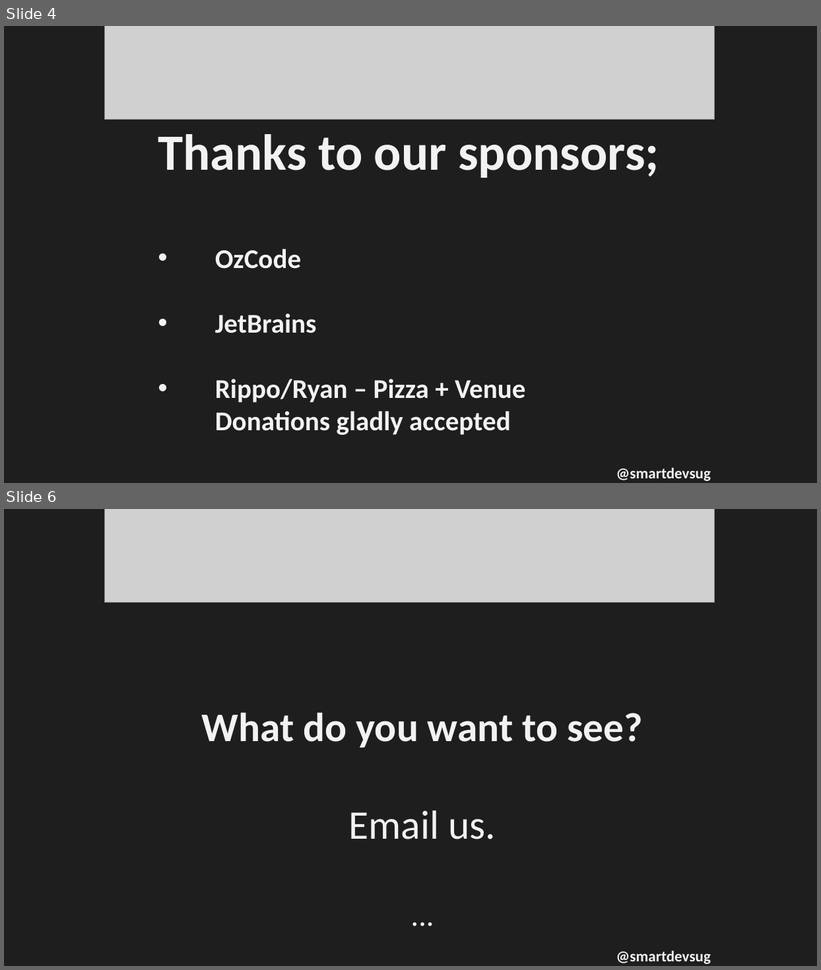
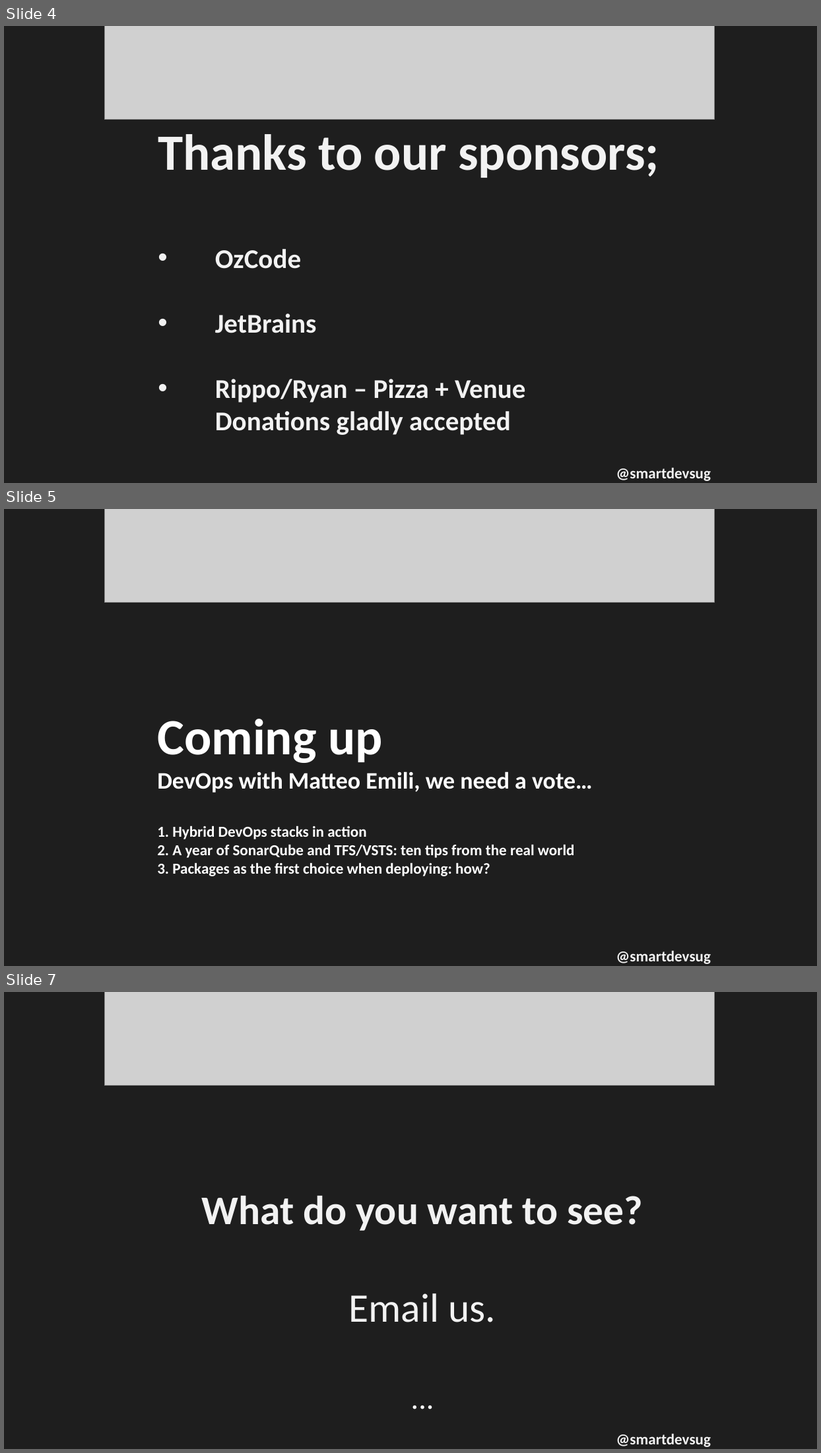
Before and after one commit to rippo/smartdevs, a slide deck: WelcomePresentation-SmartDevs.pptx. Shown one above the other, each under a label of ours: slides 4 and 6 before the commit, slides 4, 5 and 7 after it; the slides between them are not shown. The pictures are 821x970 and 821x1453 pixels, drawn with LibreOffice and Linux fonts; fonts in the diff are those of the drawing; grey boxes stand for pictures. Boxes give left, top, right and bottom in pixels: in the first picture for what was removed or moved away, otherwise in the second. Text is boxed around its words. In the diff, an @@ line names an element or a change of style, - is before the commit and + after.

```diff
--- a/WelcomePresentation-SmartDevs.pptx
+++ b/WelcomePresentation-SmartDevs.pptx
@@ slide 5 added at (4, 509, 817, 966), background #1E1E1E @@
@@ picture added at (104, 509, 715, 602) @@
@@ text added at (157, 719, 593, 877), 18 pt, text #FFFFFF, bold @@
+Coming up
+DevOps with Matteo Emili, we need a vote…
+1. Hybrid DevOps stacks in action
+2. A year of SonarQube and TFS/VSTS: ten tips from the real world
+3. Packages as the first choice when deploying: how?
@@ text added at (616, 951, 711, 964), 18 pt, text #F2F2F2, bold @@
+@smartdevsug
@@ what was slide 6 is now slide 7 @@
```
Also in this commit, not shown: 2 slides changed.
